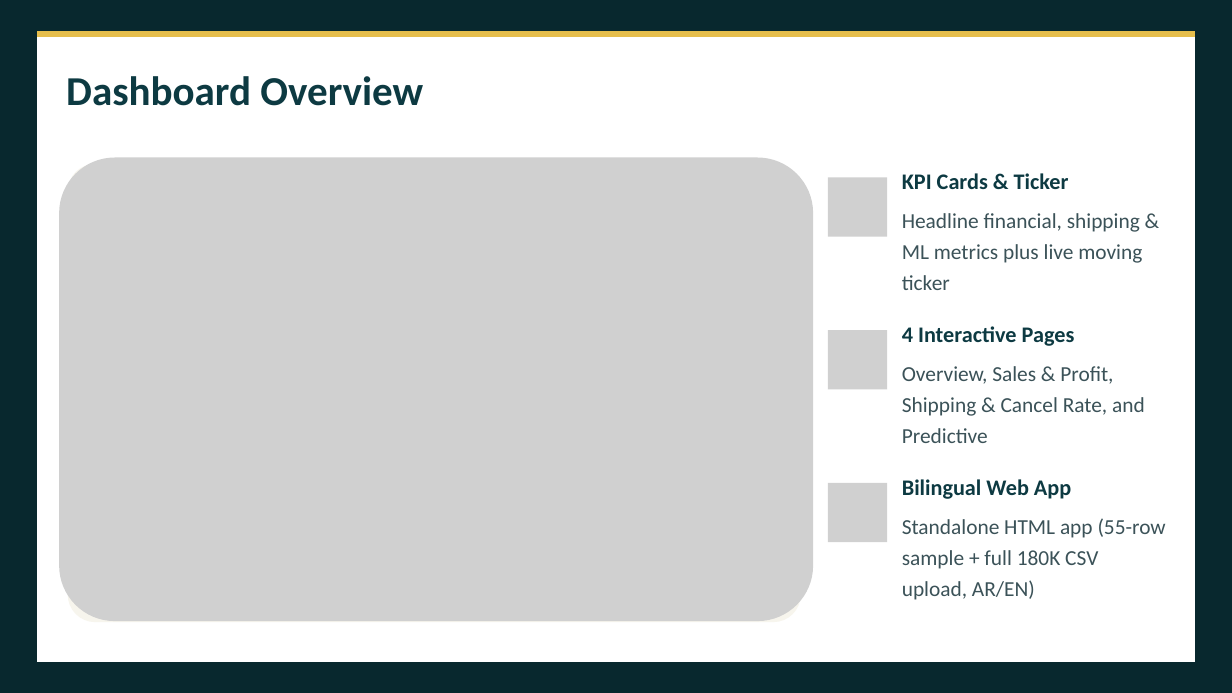
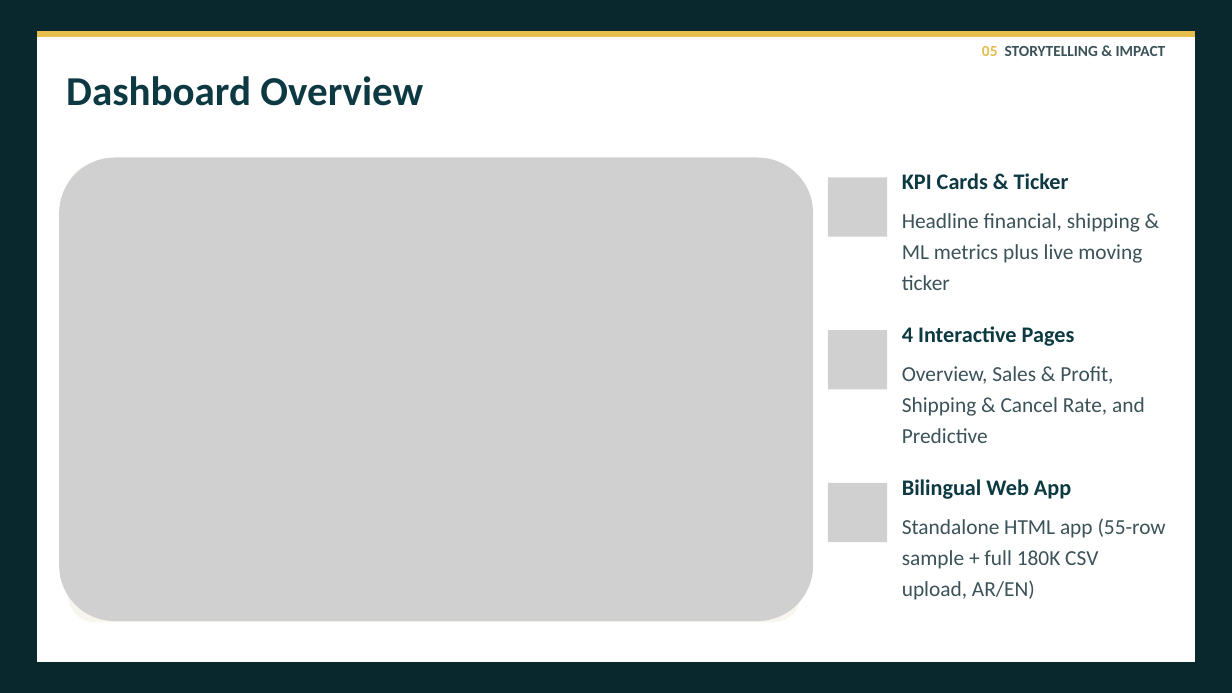
Before and after one commit to Team5-Depi/Supply-Chain-Dataset-Analysis-Final_Project, a slide deck: slide 46 of Presentation/Supply_Chain_Dataset_Analysis_Presentation.pptx (slide 12 before the commit). Drawn at 1232x693 pixels with LibreOffice and Linux fonts; fonts in the diff are those of the drawing; grey boxes stand for pictures. Boxes give left, top, right and bottom in pixels: in the first picture for what was removed or moved away, otherwise in the second. Text is boxed around its words. In the diff, an @@ line names an element or a change of style, - is before the commit and + after.

```diff
--- a/Presentation/Supply_Chain_Dataset_Analysis_Presentation.pptx
+++ b/Presentation/Supply_Chain_Dataset_Analysis_Presentation.pptx
@@ text added at <box>982,46,1166,56</box>, 18 pt, text #3B5258, bold @@
+05 STORYTELLING & IMPACT
```
Also in this commit, not shown: 10 other slides changed, 46 slides added, 4 slides removed, 2 other files.
